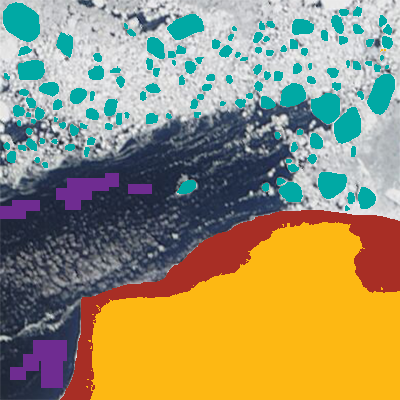
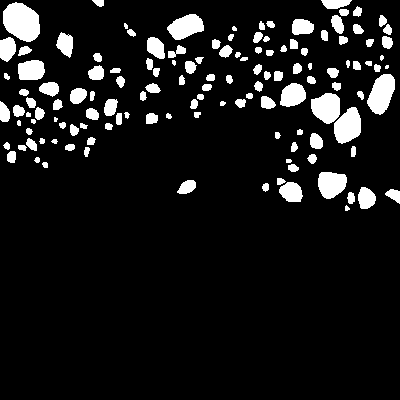
Revision of a layered 400x400 image; what changed, layer by layer:
renamed "floes" to "ice floes", showed it, painted on it over [0,0,400,400]
painted on "ice floes" (2nd of 2) over [0,0,400,204]
